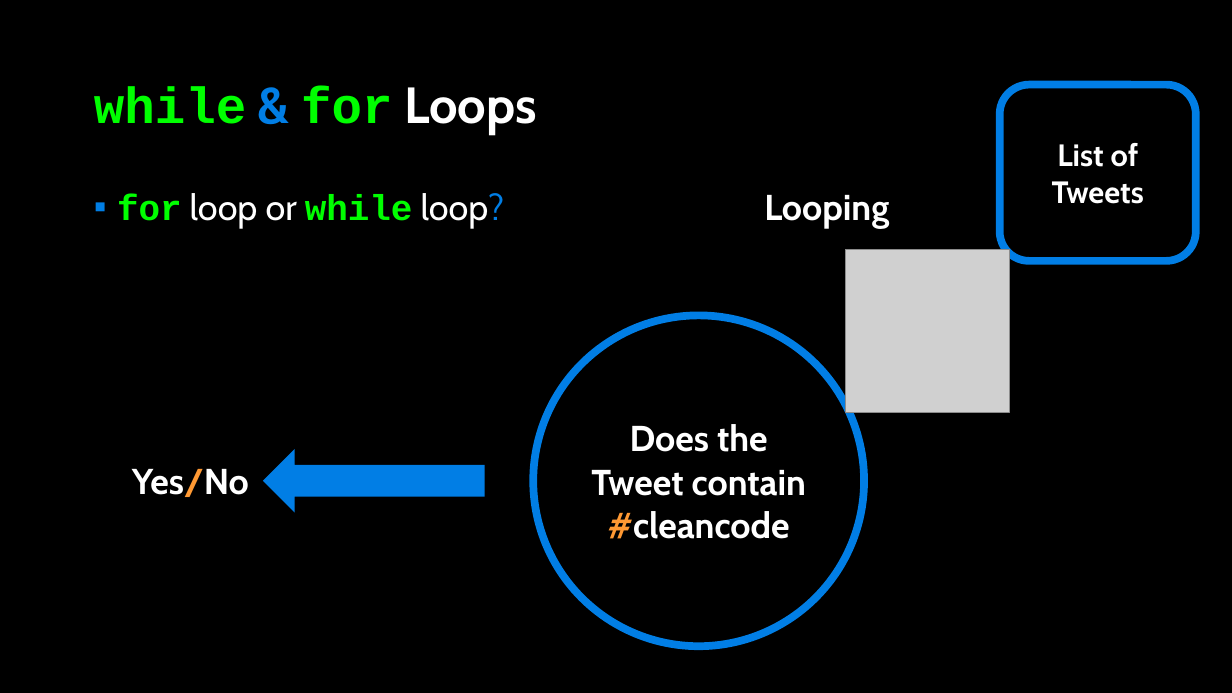
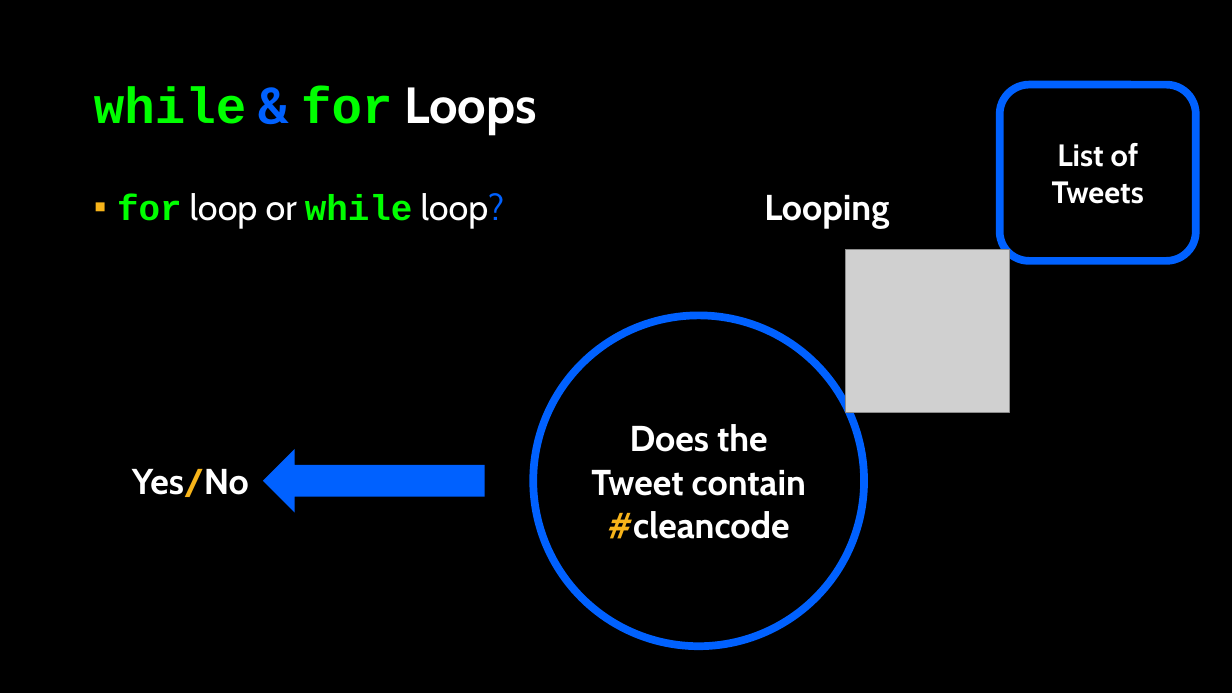
Before and after one commit to APS106/APS106-winter-2024-kinsella-goodfellow, a slide deck: slide 29 of lectures/week6/lecture1/slides/week6_lecture1.pptx. Drawn at 1232x693 pixels with LibreOffice and Linux fonts; fonts in the diff are those of the drawing; grey boxes stand for pictures; background and template pictures are left out. Boxes give left, top, right and bottom in pixels: in the first picture for what was removed or moved away, otherwise in the second. Text is boxed around its words. In the diff, an @@ line names an element or a change of style, - is before the commit and + after.

```diff
--- a/lectures/week6/lecture1/slides/week6_lecture1.pptx
+++ b/lectures/week6/lecture1/slides/week6_lecture1.pptx
@@ title "while & for Loops" at (94,86,537,134): text colour #017EE5 to #0061FF in "&" @@
@@ rounded rectangle "List of Tweets" at (1000,85,1196,262): outline #017EE5 6 pt to #0061FF 6 pt @@
@@ text "for loop or while loop?" at (117,193,505,228): text colour #017EE5 to #0061FF in "loop?"; bullet colour #007EE5 to #F7B41A @@
@@ ellipse "Does the Tweet contain #cleancode" at (533,315,864,646): text colour #FF9933 to #F7B41A in "#cleancode"; outline #017EE5 6 pt to #0061FF 6 pt @@
@@ right arrow at (263,449,485,513): fill #017EE5 to #0061FF @@
@@ text "Yes/No" at (132,469,249,497): text colour #FF9933 to #F7B41A in "Yes/No" @@
```
Also in this commit, not shown: 33 other slides changed, 11 other files.
